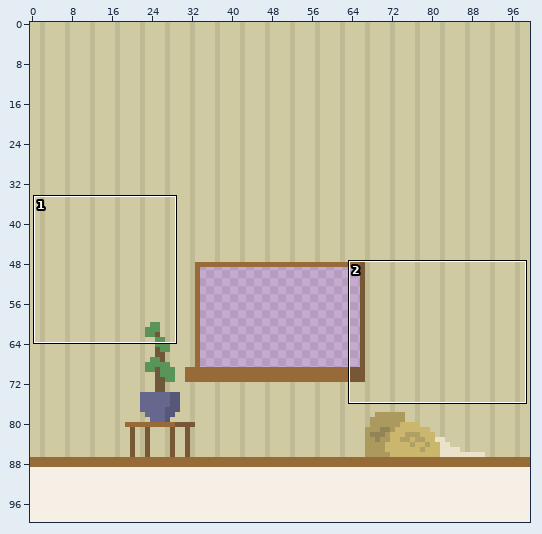
Sprite sheet -- graphics/frame.png. Above: a wide view before the commit, with the close-up outlined.
Close-up. Before the commit:
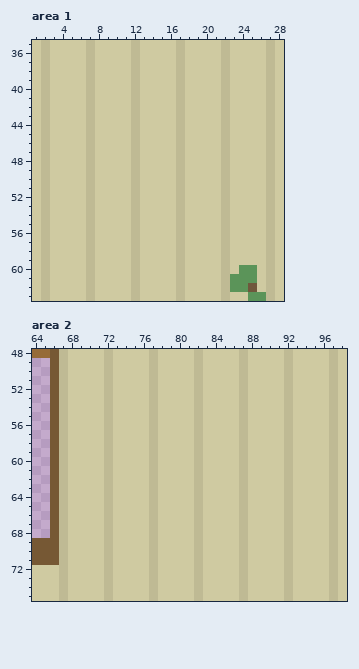
The file is 100x100 pixels. Shown: area 1: x 1..28, y 35..63; area 2: x 64..98, y 48..75.
The result:
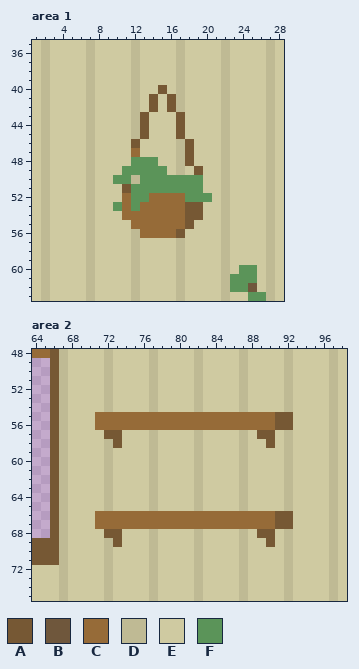
Palette (. is transparent): A #765834  B #6f573c  C #966b38  D #bfba94  E #cfcaa1  F #5b9459
Edits made:
--- area 1
@@ x 8..22 @@
 39 EEEEDEEEEDEEEED
-40 EEEEDEEEEDEEEED
-41 EEEEDEEEEDEEEED
-42 EEEEDEEEEDEEEED
-43 EEEEDEEEEDEEEED
-44 EEEEDEEEEDEEEED
-45 EEEEDEEEEDEEEED
-46 EEEEDEEEEDEEEED
-47 EEEEDEEEEDEEEED
-48 EEEEDEEEEDEEEED
-49 EEEEDEEEEDEEEED
-50 EEEEDEEEEDEEEED
-51 EEEEDEEEEDEEEED
-52 EEEEDEEEEDEEEED
-53 EEEEDEEEEDEEEED
-54 EEEEDEEEEDEEEED
-55 EEEEDEEEEDEEEED
-56 EEEEDEEEEDEEEED
+40 EEEEDEEAEDEEEED
+41 EEEEDEAEADEEEED
+42 EEEEDEAEADEEEED
+43 EEEEDAEEEAEEEED
+44 EEEEDAEEEAEEEED
+45 EEEEDAEEEAEEEED
+46 EEEEAEEEEDAEEED
+47 EEEECEEEEDAEEED
+48 EEEEFFFEEDAEEED
+49 EEEFFFFFEDEAEED
+50 EEFFDFFFFFFFEED
+51 EEEAFFFFFFFFEED
+52 EEECFFCCCCFFFED
+53 EEFCFCCCCCAAEED
+54 EEECCCCCCCAAEED
+55 EEEECCCCCCAEEED
+56 EEEEDCCCCAEEEED
 57 EEEEDEEEEDEEEED
--- area 2
@@ x 64..98 @@
 54 ..ADEEEEDEEEEDEEEEDEEEEDEEEEDEEEEDE
-55 ..ADEEEEDEEEEDEEEEDEEEEDEEEEDEEEEDE
-56 ..ADEEEEDEEEEDEEEEDEEEEDEEEEDEEEEDE
-57 ..ADEEEEDEEEEDEEEEDEEEEDEEEEDEEEEDE
-58 ..ADEEEEDEEEEDEEEEDEEEEDEEEEDEEEEDE
+55 ..ADEEECCCCCCCCCCCCCCCCCCCCAAEEEEDE
+56 ..ADEEECCCCCCCCCCCCCCCCCCCCAAEEEEDE
+57 ..ADEEEEAAEEEDEEEEDEEEEDEAAEDEEEEDE
+58 ..ADEEEEDAEEEDEEEEDEEEEDEEAEDEEEEDE
 59 ..ADEEEEDEEEEDEEEEDEEEEDEEEEDEEEEDE
@@ x 64..98 @@
 65 ..ADEEEEDEEEEDEEEEDEEEEDEEEEDEEEEDE
-66 ..ADEEEEDEEEEDEEEEDEEEEDEEEEDEEEEDE
-67 ..ADEEEEDEEEEDEEEEDEEEEDEEEEDEEEEDE
-68 ..ADEEEEDEEEEDEEEEDEEEEDEEEEDEEEEDE
-69 AAADEEEEDEEEEDEEEEDEEEEDEEEEDEEEEDE
+66 ..ADEEECCCCCCCCCCCCCCCCCCCCAAEEEEDE
+67 ..ADEEECCCCCCCCCCCCCCCCCCCCAAEEEEDE
+68 ..ADEEEEAAEEEDEEEEDEEEEDEAAEDEEEEDE
+69 AAADEEEEDAEEEDEEEEDEEEEDEEAEDEEEEDE
 70 AAADEEEEDEEEEDEEEEDEEEEDEEEEDEEEEDE
